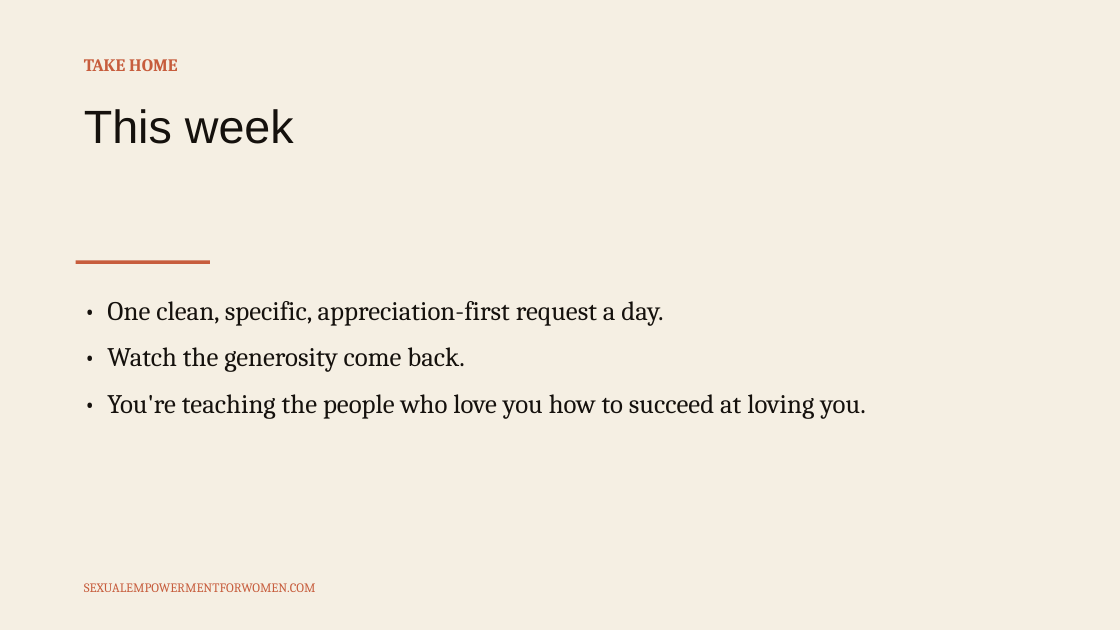
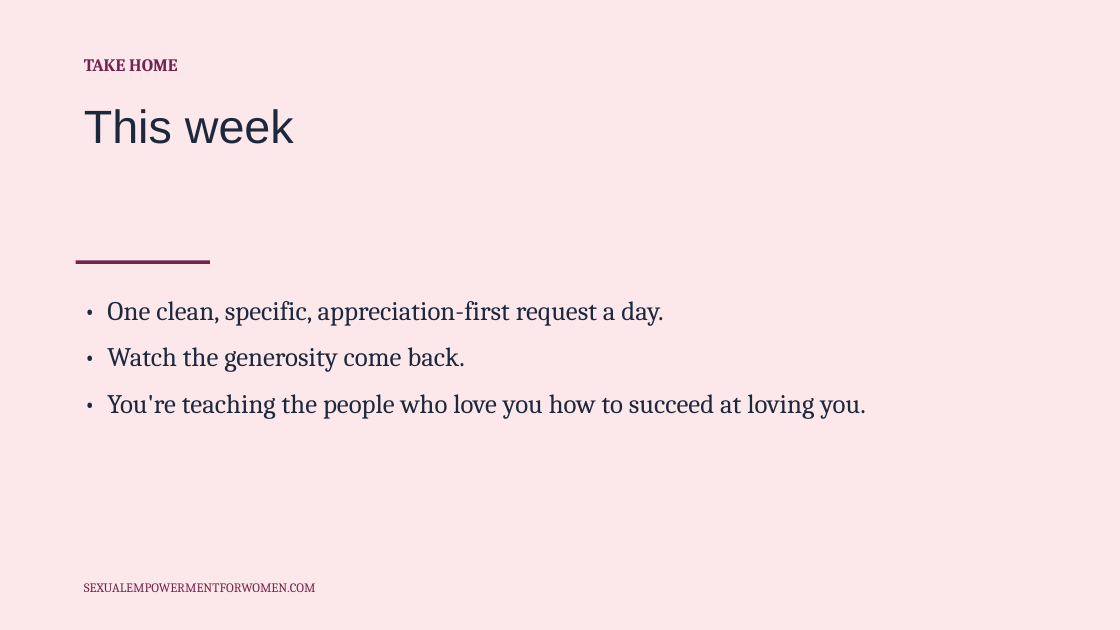
Before and after one commit to tarisha-starr/GitHub-folder, a slide deck: slide 17 of content/sessions/slides/Session-2-Speaking-It-So-Youre-Heard.pptx. Drawn at 1120x630 pixels with LibreOffice and Linux fonts; fonts in the diff are those of the drawing. Boxes give left, top, right and bottom in pixels: in the first picture for what was removed or moved away, otherwise in the second. Text is boxed around its words. In the diff, an @@ line names an element or a change of style, - is before the commit and + after.

```diff
--- a/content/sessions/slides/Session-2-Speaking-It-So-Youre-Heard.pptx
+++ b/content/sessions/slides/Session-2-Speaking-It-So-Youre-Heard.pptx
@@ background #F5EFE3 to #FCE8EA @@
@@ text "TAKE HOME" at [84, 59, 177, 71]: text colour #C75D3D to #74234F @@
@@ text "This week" at [84, 109, 294, 144]: text colour #15110D to #1D283C @@
@@ rectangle at [76, 260, 210, 264]: fill #C75D3D to #74234F @@
@@ text "• One clean, specific, appreciation-first ..." at [107, 301, 865, 419]: text colour #15110D to #1D283C @@
@@ text "SEXUALEMPOWERMENTFORWOMEN.COM" at [84, 583, 316, 592]: text colour #C75D3D to #74234F @@
```
Also in this commit, not shown: 16 other slides changed, 9 other files.
